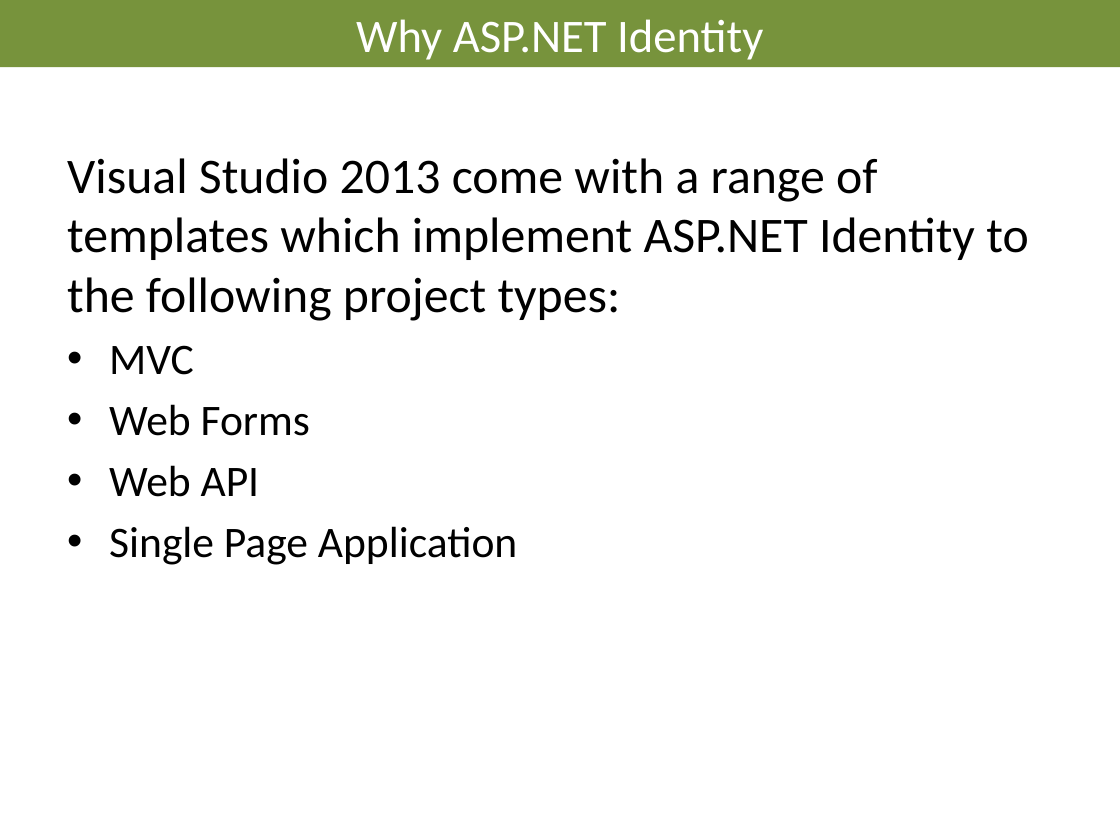
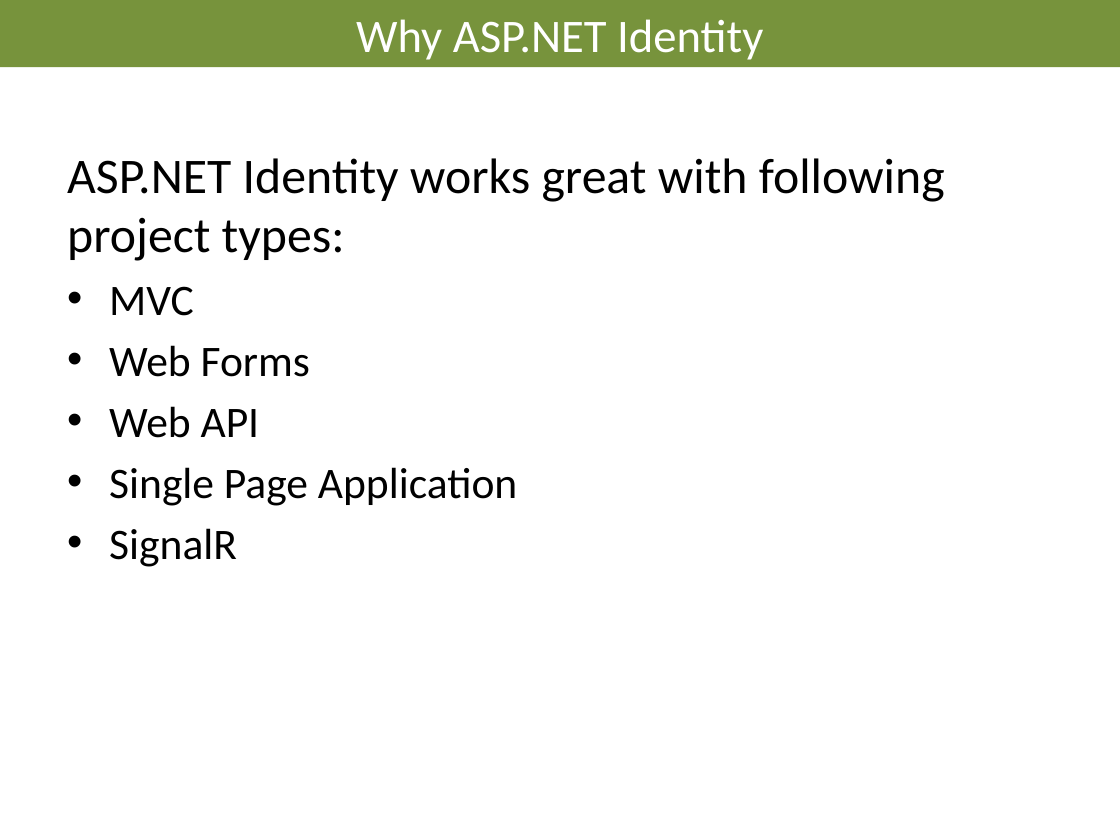
Before and after one commit to AndreasElffors/IdentityTemplate, a slide deck: slide 9 of Documents/Identity-Introduction.pptx. Drawn at 1120x840 pixels with LibreOffice and Linux fonts; fonts in the diff are those of the drawing; background and template pictures are left out. Boxes give left, top, right and bottom in pixels: in the first picture for what was removed or moved away, otherwise in the second. Text is boxed around its words. In the diff, an @@ line names an element or a change of style, - is before the commit and + after.

```diff
--- a/Documents/Identity-Introduction.pptx
+++ b/Documents/Identity-Introduction.pptx
@@ text at (x1=67, y1=158, x2=945, y2=261): text changed @@
-Visual Studio 2013 come with a range of templates which implement ASP.NET Identity to the following project types:
+ASP.NET Identity works great with following project types:
@@ text at (x1=109, y1=528, x2=237, y2=567): paragraph added @@
+• SignalR
```
Also in this commit, not shown: 15 other slides changed, 1 slide added.
